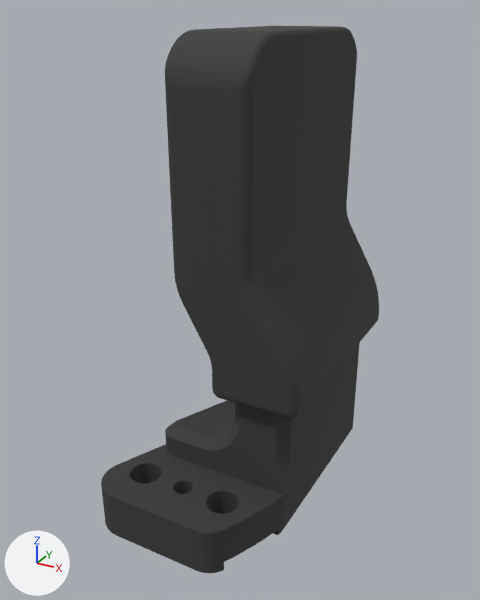
The glTF model cel/hand_e_vinger_plus.glb as it was, and as the next commit left it.
One viewpoint serves both versions: a 50 mm camera at (0.0229, -0.06, 0.1671) aimed at (-0.0065, -0.0066, 0.1404). Lighting does not change. The marker at lower left points along +X, +Y and +Z. The picture after the commit comes second.

Names of what the first picture shows: 'geometry_3', 'geometry_4'.
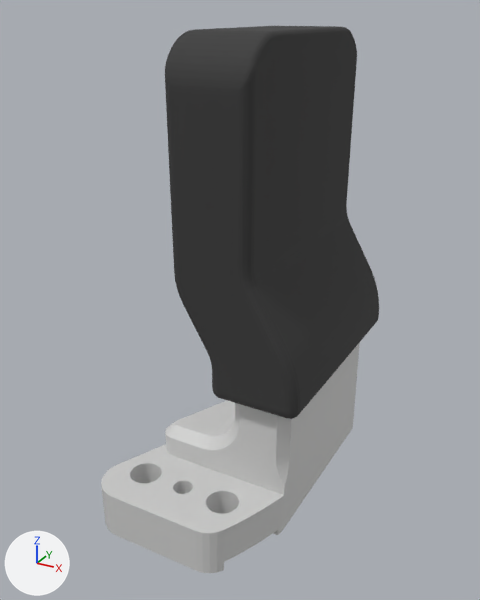
Changed parts and their boxes [x1, y1, x2, y2] in the pictures (480 x 600 px):
'geometry_4', recoloured (dark grey to light grey): [101, 342, 360, 573] in both

Diff of the bpy script that builds the scene:
```diff
--- a/cel/hand_e_vinger_plus.glb.py
+++ b/cel/hand_e_vinger_plus.glb.py
@@ mat_material_1 @@
+mat_material_1 = principled_material('Material_1')
+mat_material_1.base_color = (0.639, 0.639, 0.633)  # light grey #d1d1d0
+mat_material_1.roughness = 0.45
@@ me_geometry_4 @@
 me_geometry_4.from_pydata(...)  # 1516 vertices, 3099 faces; spans x -0.0157..0.0018, y -0.0209..0.0083, z 0.119..0.164
-me_geometry_4.materials.append(mat_material_0)  # dark grey #383838
+me_geometry_4.materials.append(mat_material_1)  # light grey #d1d1d0
```
